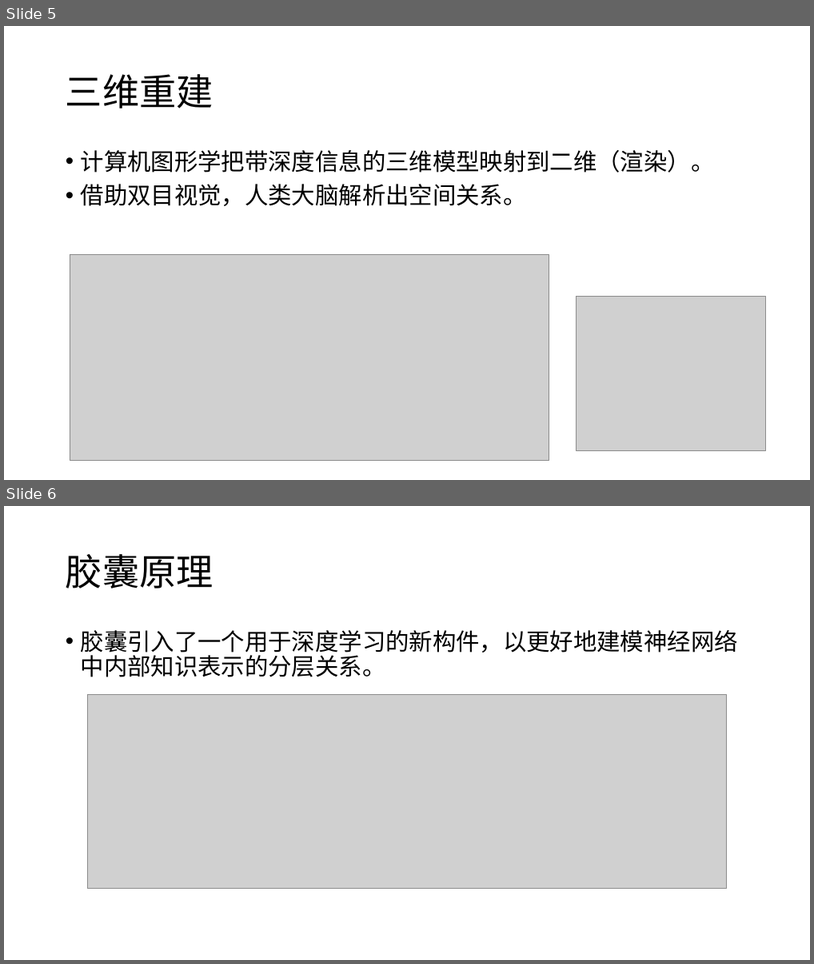
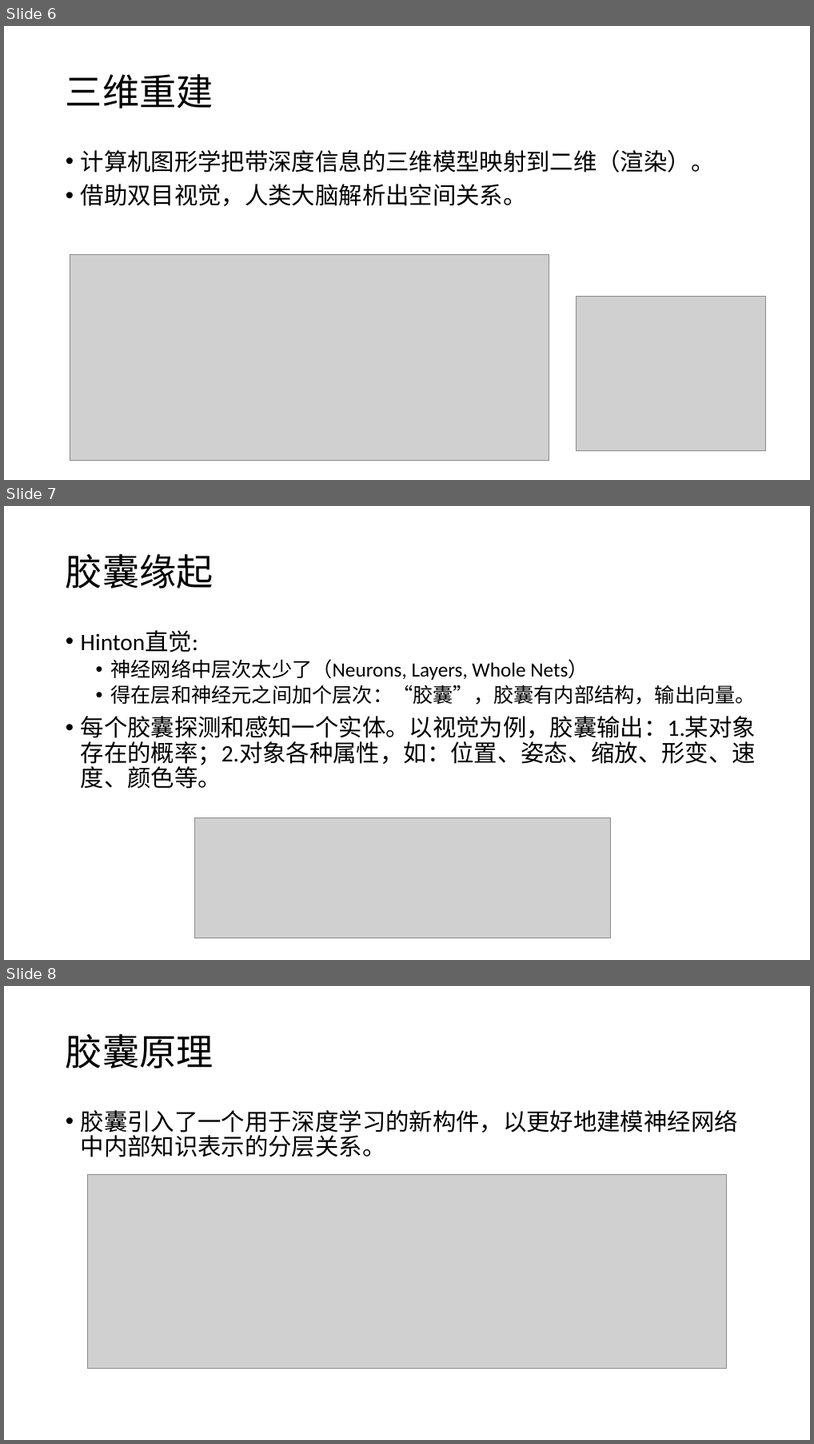
Before and after one commit to foamliu/Learning-DL, a slide deck: capsnet/CapsNet.pptx. Shown one above the other, each under a label of ours: slides 5 and 6 before the commit, slides 6, 7 and 8 after it. The pictures are 814x964 and 814x1444 pixels, drawn with LibreOffice and Linux fonts; fonts in the diff are those of the drawing; grey boxes stand for pictures. Boxes give left, top, right and bottom in pixels: in the first picture for what was removed or moved away, otherwise in the second. Text is boxed around its words. In the diff, an @@ line names an element or a change of style, - is before the commit and + after.

```diff
--- a/capsnet/CapsNet.pptx
+++ b/capsnet/CapsNet.pptx
@@ slide 7 added at <box>4,506,810,960</box>, background #FFFFFF @@
@@ title added at <box>66,554,214,588</box>, 44 pt, text #000000 @@
+胶囊缘起
@@ text added at <box>81,630,756,788</box>, 28 pt, text #000000 @@
+• Hinton直觉:
+  • 神经网络中层次太少了（Neurons, Layers, Whole Nets）
+  • 得在层和神经元之间加个层次：“胶囊”，胶囊有内部结构，输出向量。
+• 每个胶囊探测和感知一个实体。以视觉为例，胶囊输出：1.某对象存在的概率；2.对象各种属性，如：位置、姿态、缩放、形变、速度、颜色等。
@@ picture added at <box>194,817,610,938</box> @@
@@ what was slide 5 is now slide 6 @@
@@ what was slide 6 is now slide 8 @@
```
Also in this commit, not shown: 1 slide changed, 1 other slide added, 1 slide removed, 2 other files.
